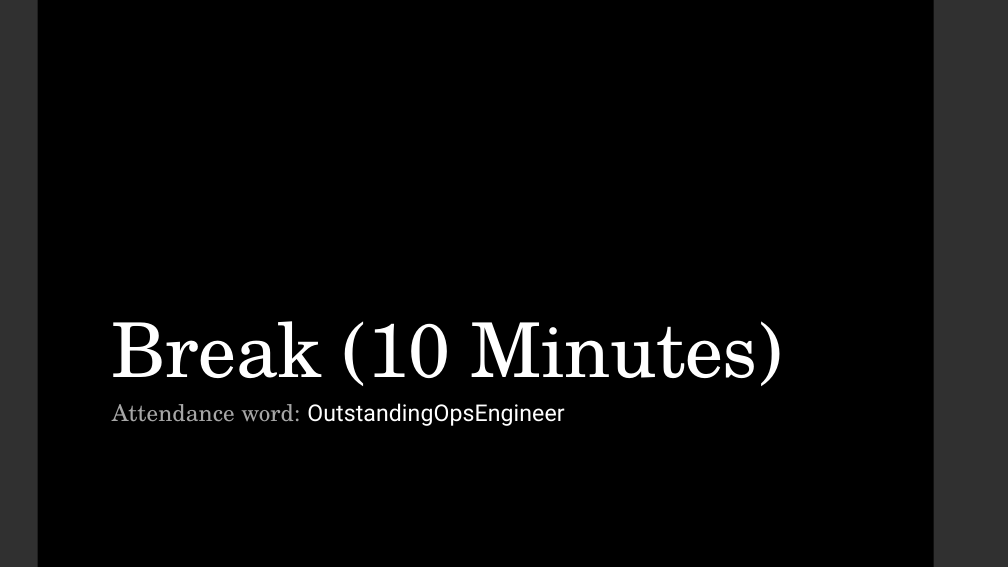
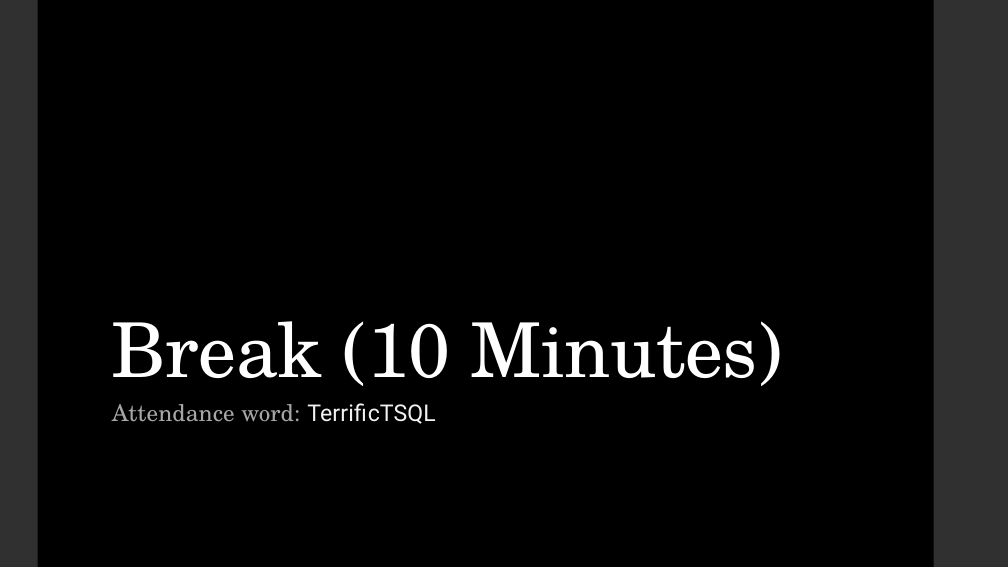
Before and after one commit to LaunchCoderGirlSTL/Data-Science-Assignments, a slide deck: slide 6 of course_material/week_10/week_10_presentation.pptx. Drawn at 1008x567 pixels with LibreOffice and Linux fonts; fonts in the diff are those of the drawing. Boxes give left, top, right and bottom in pixels: in the first picture for what was removed or moved away, otherwise in the second. Text is boxed around its words. In the diff, an @@ line names an element or a change of style, - is before the commit and + after.

```diff
--- a/course_material/week_10/week_10_presentation.pptx
+++ b/course_material/week_10/week_10_presentation.pptx
@@ subtitle at [112, 403, 435, 424]: text changed; font Roboto to TeX Gyre Schola; text colour #FFFFFF to #A6A6A6 @@
-Attendance word: OutstandingOpsEngineer
+Attendance word: TerrificTSQL
```
Also in this commit, not shown: 1 other slide changed, 1 other file.
